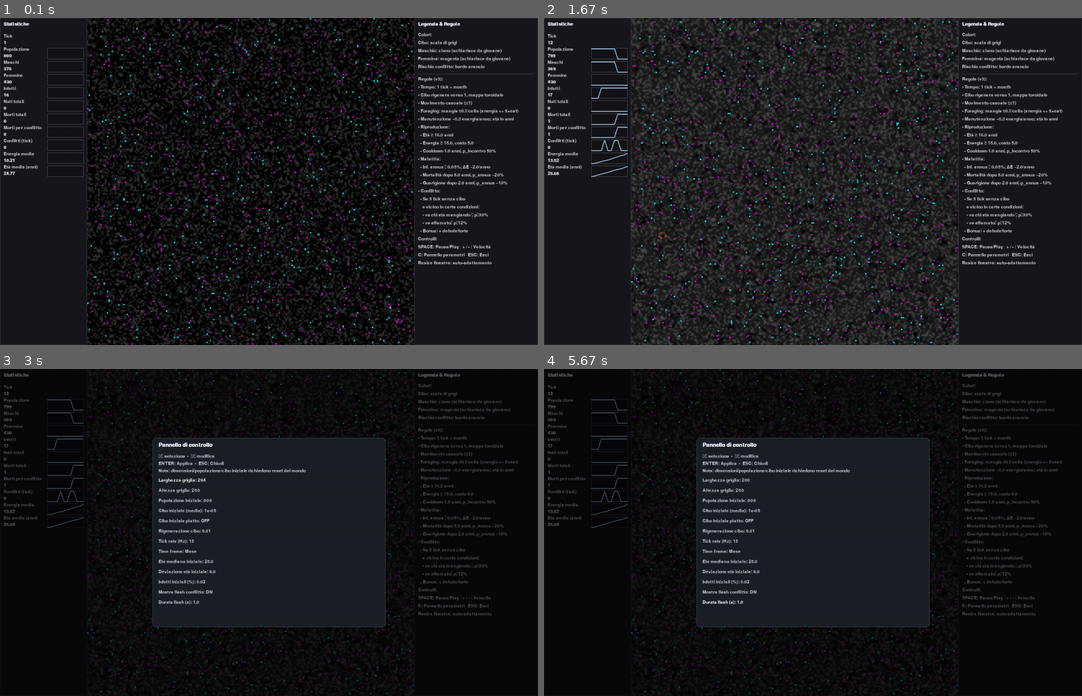
Above: before the commit, frames 1-4 (two rows, left to right).
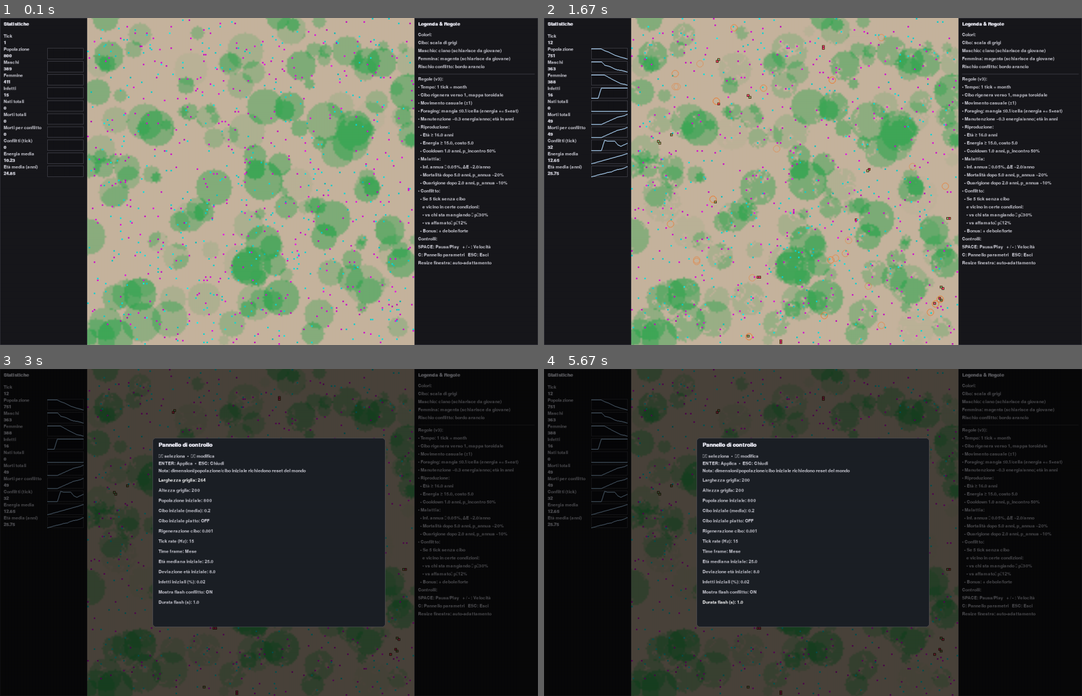
Above: after the commit, the same moments.

Repository: FabryAI/life-sim
Game: pygame game, started from src/life_ui/pygame_view.py
The game is run twice, just before and just after one commit, with the same random seed, the same clock (stepped at 60 frames per second) and the same inputs.
Inputs:
- Up to frame 1 (0.1 s): no input
- Up to frame 2 (1.67 s): tap one key every 0.33 s from 0.33 s: _ Enter Enter Space
- Up to frame 3 (3 s): tap C at 2.17 s; hold Right 2.5-2.97 s
- Up to frame 4 (5.67 s): hold Left 5.07-5.53 s; hold Up from 5.57 s (still down)

The runs differ from the first frame. In frame 1, 61% of the frame differs, in the area x 1-78%, y 0-100%; in frame 2, 61%, in the area x 0-78%, y 0-100%; in frame 3, 36%; in frame 4, 36%.

Commit message:
New terrain layout

Diff:
--- a/src/life_sim/config.py
+++ b/src/life_sim/config.py
@@ -19,8 +19,8 @@
     time_unit: str = "month"  # "year" | "month" | "day"
 
     # Risorse
-    resource_regen_rate: float = 0.01
-    initial_food_mean: float = 0.00001
+    resource_regen_rate: float = 0.001
+    initial_food_mean: float = 0.2
     initial_food_flat: bool = False
 
     # Foraging
--- a/src/life_sim/world.py
+++ b/src/life_sim/world.py
@@ -14,11 +14,26 @@
     def create(cls, cfg: SimConfig) -> "World":
         rng = RNG(cfg.seed)
         h, w = cfg.height, cfg.width
+
+        food = np.zeros((h, w), dtype=np.float32)
+
         if cfg.initial_food_flat:
-            food = np.full((h, w), cfg.initial_food_mean, dtype=np.float32)
+            # Distribuzione piatta
+            food.fill(cfg.initial_food_mean)
         else:
-            # random intorno alla media, clamp in [0,1]
-            base = rng.np.random((h, w))
-            food = (0.5 * base + (cfg.initial_food_mean - 0.25)).astype(np.float32)
-            np.clip(food, 0.0, 1.0, out=food)
+            # Creazione di macchie di vegetazione
+            num_clusters = max(1, int((h * w) * cfg.initial_food_mean * 0.02))
+            for _ in range(num_clusters):
+                cx = rng.py.randrange(w)
+                cy = rng.py.randrange(h)
+                radius = rng.py.randint(3, 12)
+                yy, xx = np.ogrid[:h, :w]
+                mask = (xx - cx) ** 2 + (yy - cy) ** 2 <= radius ** 2
+                # Intensità casuale nella macchia
+                patch_intensity = rng.py.uniform(
+                    cfg.initial_food_mean * 0.5,
+                    min(1.0, cfg.initial_food_mean * 1.5)
+                )
+                food[mask] = np.clip(food[mask] + patch_intensity, 0.0, 1.0)
+
         return cls(cfg=cfg, rng=rng, food=food)
--- a/src/life_ui/renderer.py
+++ b/src/life_ui/renderer.py
@@ -17,10 +17,36 @@
     return (win_w, win_h), map_rect
 
 def food_surface(food: np.ndarray) -> pygame.Surface:
-    vis = np.clip(food, 0.0, 1.0)
-    rgb = (vis * 255.0).astype(np.uint8)
-    rgb = np.repeat(rgb[:, :, None], 3, axis=2)
-    rgb = np.transpose(rgb, (1, 0, 2))
+    import numpy as np
+    import pygame
+
+    f = np.clip(food, 0.0, 1.0)
+
+    # ---- Parametri tarabili ----
+    vmin = 0.12   # sotto questa soglia: solo terreno
+    vmax = 0.60   # sopra: verde pieno
+    gamma = 0.6   # <1 enfatizza le zone ricche
+
+    # Colori
+    base = np.array([198, 180, 158], dtype=np.float32)   # terreno (marrone chiaro)
+    veg  = np.array([ 64, 168,  88], dtype=np.float32)   # verde della vegetazione (saturo ma non fluo)
+
+    # Base terreno (fisso)
+    rgb = np.empty(f.shape + (3,), dtype=np.float32)
+    rgb[..., 0] = base[0]
+    rgb[..., 1] = base[1]
+    rgb[..., 2] = base[2]
+
+    # Alpha dell'overlay vegetazione (0..1), solo dove c'è abbastanza cibo
+    t = np.clip((f - vmin) / max(1e-6, (vmax - vmin)), 0.0, 1.0) ** gamma
+    a = t[..., None]  # (H,W,1)
+
+    # Composizione: terreno + overlay verde
+    # Nota: qui non misceliamo verso il marrone: aggiungiamo *solo* la tinta verde.
+    rgb = rgb * (1.0 - a) + veg * a
+
+    rgb = np.clip(rgb, 0, 255).astype(np.uint8)
+    rgb = np.transpose(rgb, (1, 0, 2))  # (W,H,3) per Pygame
     return pygame.surfarray.make_surface(rgb)
 
 def age_tint(color_base: tuple[int,int,int], age_years: float, max_age: float) -> tuple[int,int,int]:
@@ -66,5 +92,5 @@
         py = int(cy * sy)
         alpha = int(60 + 120 * max(0.0, min(1.0, tleft / max(1e-6, cfg.conflict_flash_duration_s))))
         color = (255, 100, 0, alpha)
-        pygame.draw.circle(overlay, color, (px, py), r, width=3)
+        pygame.draw.circle(overlay, color, (px, py), r, width=2)
     screen.blit(overlay, (mx, my))
Not shown, added: assets/images/ezgif.com-video-to-gif-converter.gif
